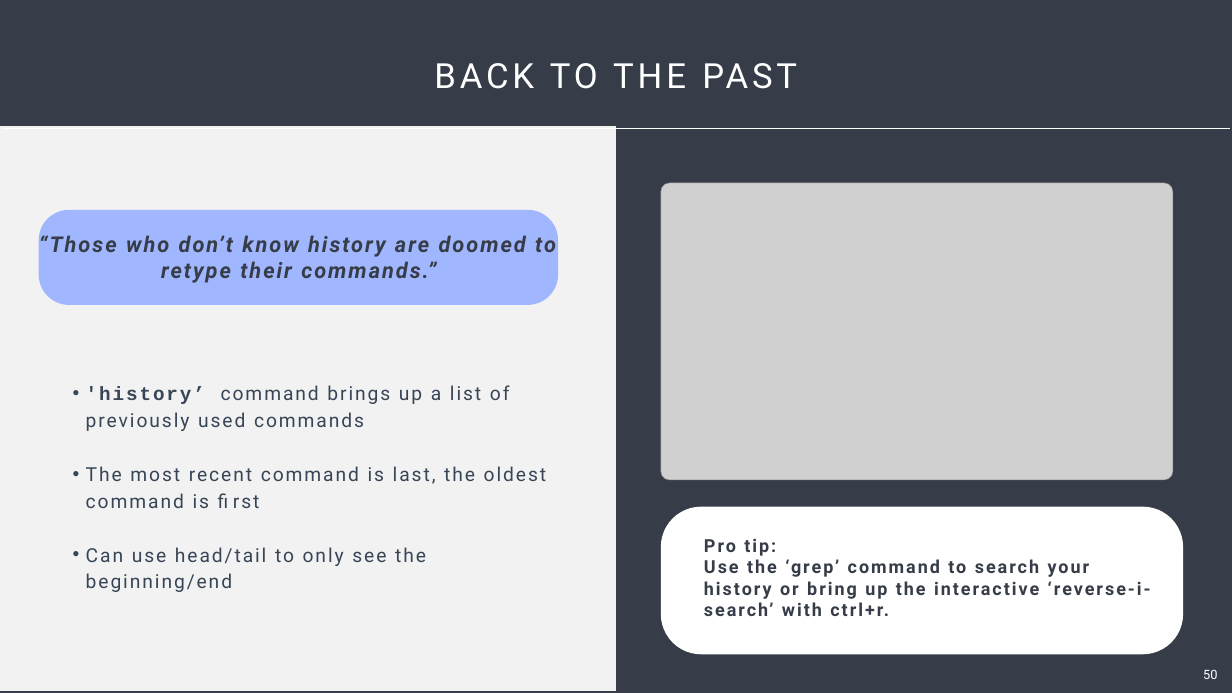
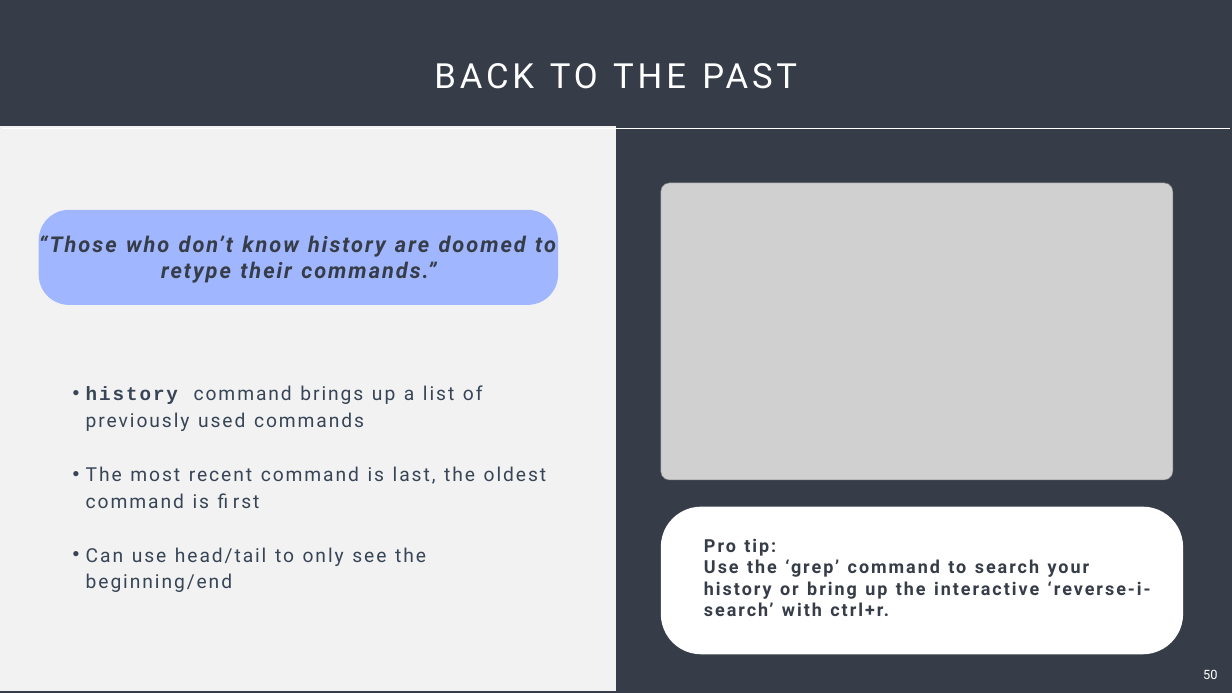
Before and after one commit to Center-for-Health-Data-Science/Just-Bash-It, a slide deck: slide 50 of Teachers/Just_Bash_It_Slideshow.pptx. Drawn at 1232x693 pixels with LibreOffice and Linux fonts; fonts in the diff are those of the drawing; grey boxes stand for pictures. Boxes give left, top, right and bottom in pixels: in the first picture for what was removed or moved away, otherwise in the second. Text is boxed around its words. In the diff, an @@ line names an element or a change of style, - is before the commit and + after.

```diff
--- a/Teachers/Just_Bash_It_Slideshow.pptx
+++ b/Teachers/Just_Bash_It_Slideshow.pptx
@@ text at box(86, 385, 483, 431): text changed @@
-• 'history’ command brings up a list of previously used commands
+• history command brings up a list of previously used commands
```
Also in this commit, not shown: 6 other slides changed, 1 other file.
